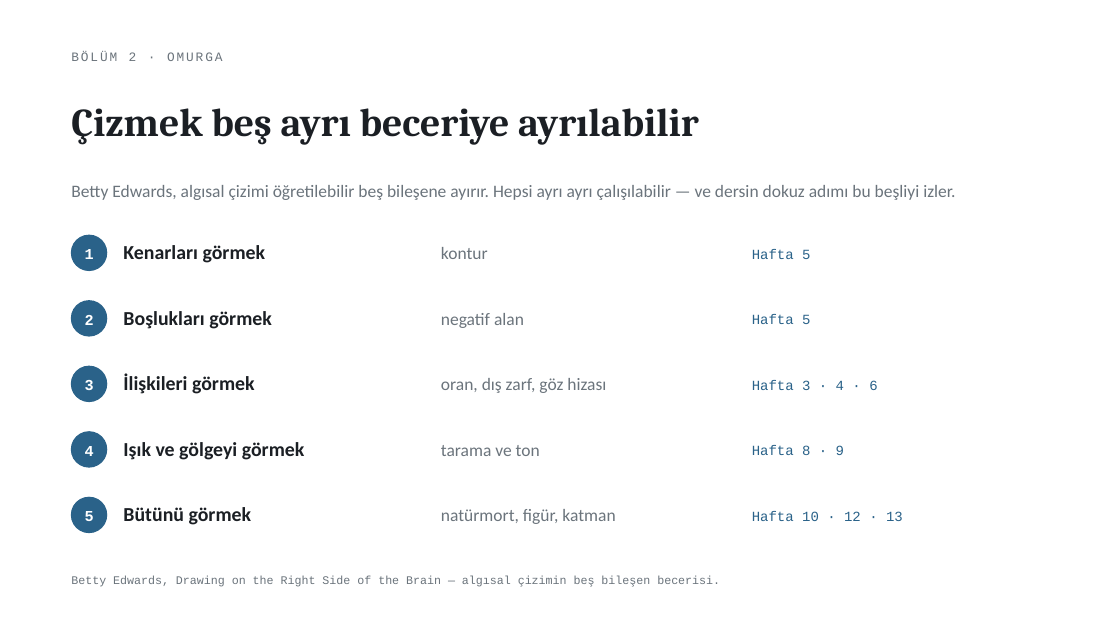
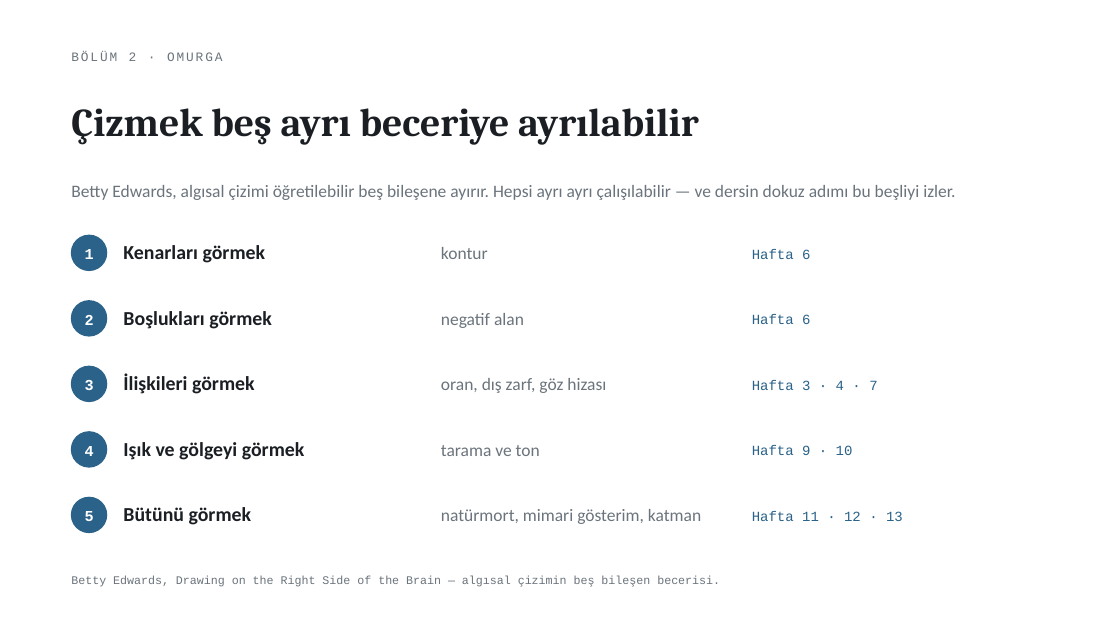
Before and after one commit to bunal91/sanat-ve-mekan, a slide deck: slide 15 of ders/serbest-cizim-teknikleri/02-1hafta-sunum.pptx. Drawn at 1120x630 pixels with LibreOffice and Linux fonts; fonts in the diff are those of the drawing. Boxes give left, top, right and bottom in pixels: in the first picture for what was removed or moved away, otherwise in the second. Text is boxed around its words. In the diff, an @@ line names an element or a change of style, - is before the commit and + after.

```diff
--- a/ders/serbest-cizim-teknikleri/02-1hafta-sunum.pptx
+++ b/ders/serbest-cizim-teknikleri/02-1hafta-sunum.pptx
@@ text at (x1=752, y1=249, x2=810, y2=259): text changed @@
-Hafta 5
+Hafta 6
@@ text at (x1=752, y1=314, x2=810, y2=324): text changed @@
-Hafta 5
+Hafta 6
@@ text at (x1=752, y1=380, x2=877, y2=390): text changed @@
-Hafta 3 · 4 · 6
+Hafta 3 · 4 · 7
@@ text at (x1=752, y1=445, x2=853, y2=455): text changed @@
-Hafta 8 · 9
+Hafta 9 · 10
@@ text at (x1=441, y1=509, x2=701, y2=524): text changed @@
-natürmort, figür, katman
+natürmort, mimari gösterim, katman
@@ text at (x1=752, y1=511, x2=903, y2=521): text changed @@
-Hafta 10 · 12 · 13
+Hafta 11 · 12 · 13
```
Also in this commit, not shown: 12 other slides changed, 5 slides added, 4 slides removed, 2 other files.
